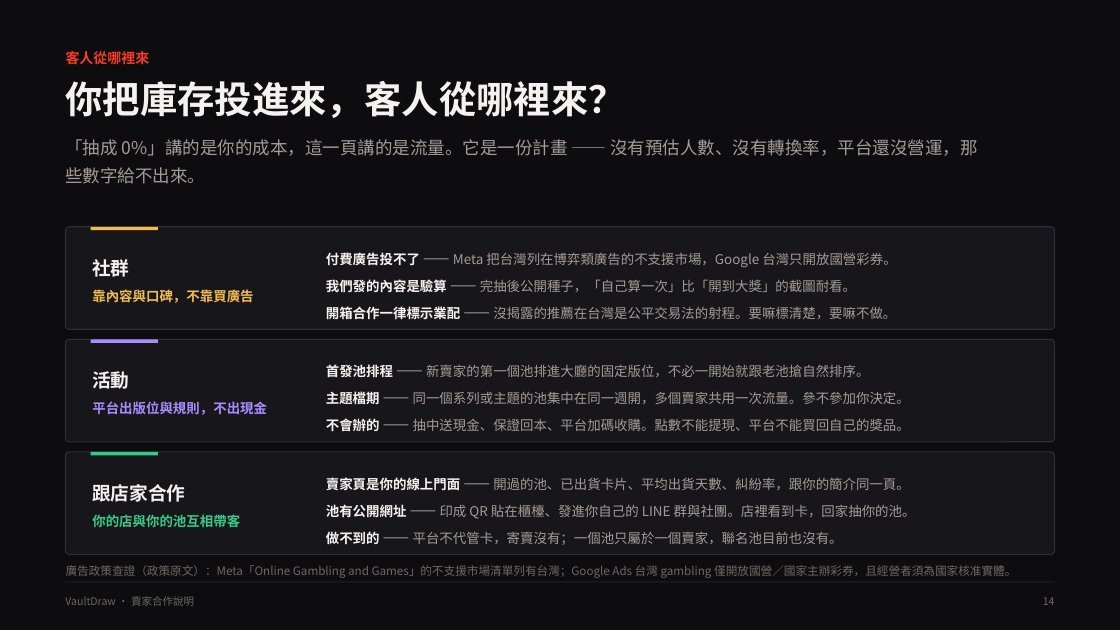
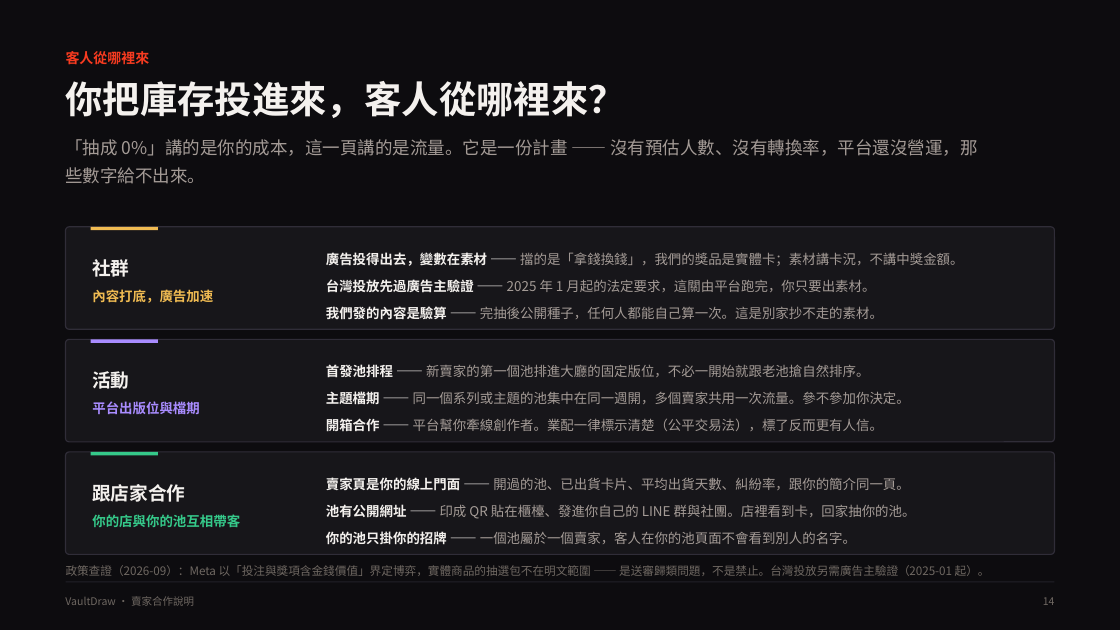
Before and after one commit to AdemCZW/tcg-draw-frontend, a slide deck: slide 14 of docs/deck/VaultDraw-賣家合作簡報.pptx. Drawn at 1120x630 pixels with LibreOffice and Linux fonts; fonts in the diff are those of the drawing. Boxes give left, top, right and bottom in pixels: in the first picture for what was removed or moved away, otherwise in the second. Text is boxed around its words. In the diff, an @@ line names an element or a change of style, - is before the commit and + after.

```diff
--- a/docs/deck/VaultDraw-賣家合作簡報.pptx
+++ b/docs/deck/VaultDraw-賣家合作簡報.pptx
@@ text at [326, 252, 963, 266]: text changed @@
-付費廣告投不了 —— Meta 把台灣列在博弈類廣告的不支援市場，Google 台灣只開放國營彩券。
+廣告投得出去，變數在素材 —— 擋的是「拿錢換錢」，我們的獎品是實體卡；素材講卡況，不講中獎金額。
@@ text at [92, 289, 213, 303]: text changed @@
-靠內容與口碑，不靠買廣告
+內容打底，廣告加速
@@ text at [326, 279, 875, 292]: text changed @@
-我們發的內容是驗算 —— 完抽後公開種子，「自己算一次」比「開到大獎」的截圖耐看。
+台灣投放先過廣告主驗證 —— 2025 年 1 月起的法定要求，這關由平台跑完，你只要出素材。
@@ text at [326, 306, 883, 319]: text changed @@
-開箱合作一律標示業配 —— 沒揭露的推薦在台灣是公平交易法的射程。要嘛標清楚，要嘛不做。
+我們發的內容是驗算 —— 完抽後公開種子，任何人都能自己算一次。這是別家抄不走的素材。
@@ text at [92, 401, 199, 414]: text changed @@
-平台出版位與規則，不出現金
+平台出版位與檔期
@@ text at [326, 418, 883, 431]: text changed @@
-不會辦的 —— 抽中送現金、保證回本、平台加碼收購。點數不能提現、平台不能買回自己的獎品。
+開箱合作 —— 平台幫你牽線創作者。業配一律標示清楚（公平交易法），標了反而更有人信。
@@ text at [326, 531, 856, 544]: text changed @@
-做不到的 —— 平台不代管卡，寄賣沒有；一個池只屬於一個賣家，聯名池目前也沒有。
+你的池只掛你的招牌 —— 一個池屬於一個賣家，客人在你的池頁面不會看到別人的名字。
@@ text at [66, 565, 990, 576]: text changed @@
-廣告政策查證（政策原文）：Meta「Online Gambling and Games」的不支援市場清單列有台灣；Google Ads 台灣 gambling 僅開放國營／國家主辦彩券，且經營者須為國家核准實體。
+政策查證（2026-09）：Meta 以「投注與獎項含金錢價值」界定博弈，實體商品的抽選包不在明文範圍 —— 是送審歸類問題，不是禁止。台灣投放另需廣告主驗證（2025-01 起）。
```
Also in this commit, not shown: 2 other files.
